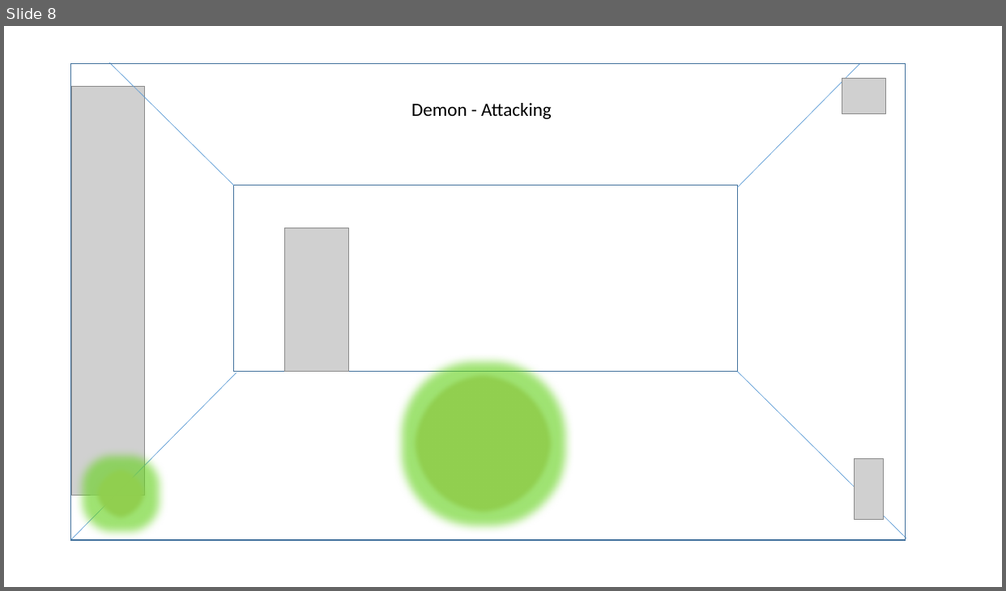
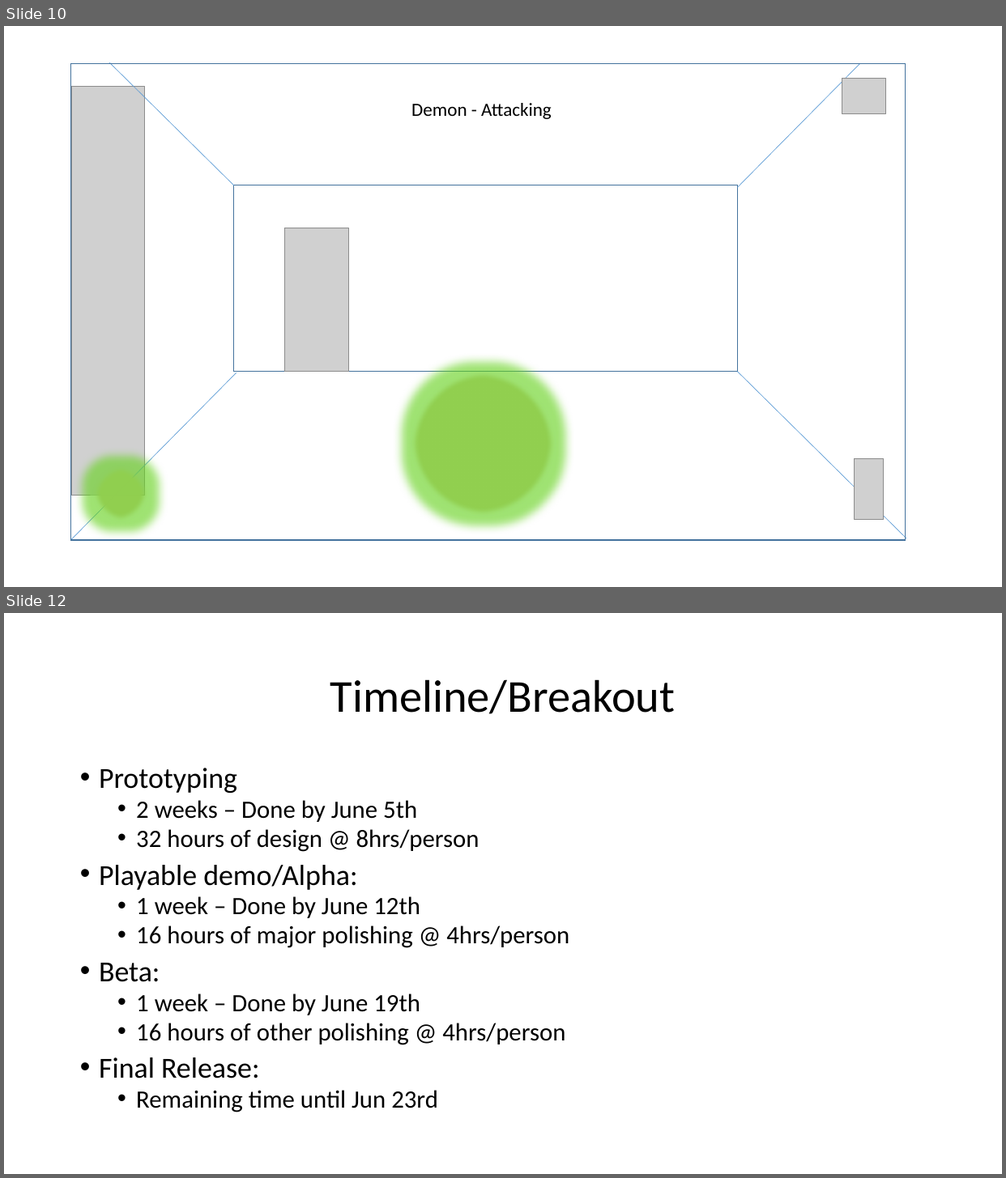
Before and after one commit to Cyclonis7734/DemonPrincess, a slide deck: PPT - paper prototype.pptx. Shown one above the other, each under a label of ours: slide 8 before the commit, slides 10 and 12 after it; the slides between them are not shown. The pictures are 1006x591 and 1006x1178 pixels, drawn with LibreOffice and Linux fonts; fonts in the diff are those of the drawing; grey boxes stand for pictures. Boxes give left, top, right and bottom in pixels: in the first picture for what was removed or moved away, otherwise in the second. Text is boxed around its words. In the diff, an @@ line names an element or a change of style, - is before the commit and + after.

```diff
--- a/PPT - paper prototype.pptx
+++ b/PPT - paper prototype.pptx
@@ slide 12 added at (4,613,1002,1174), background #FFFFFF @@
@@ title added at (330,679,675,714), 44 pt, text #000000 @@
+Timeline/Breakout
@@ text added at (99,768,569,1113), 24 pt, text #000000 @@
+• Prototyping
+  • 2 weeks – Done by June 5th
+  • 32 hours of design @ 8hrs/person
+• Playable demo/Alpha:
+  • 1 week – Done by June 12th
+  • 16 hours of major polishing @ 4hrs/person
+• Beta:
+  • 1 week – Done by June 19th
+  • 16 hours of other polishing @ 4hrs/person
+• Final Release:
+  • Remaining time until Jun 23rd
@@ what was slide 8 is now slide 10 @@
```
Also in this commit, not shown: 6 slides changed.
